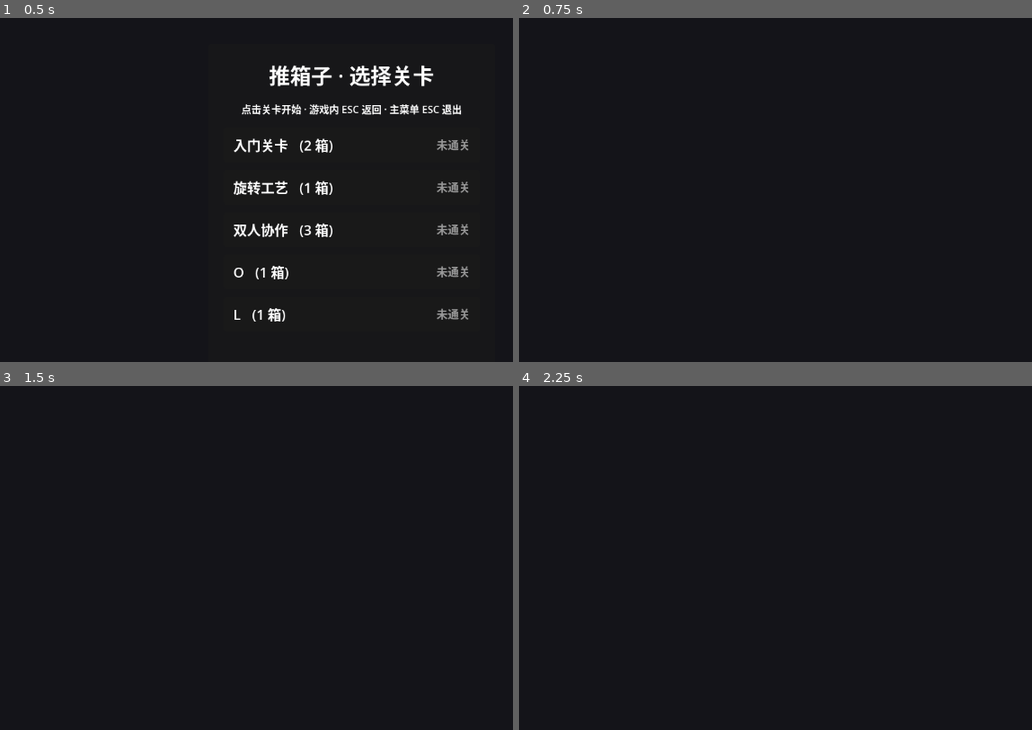
Above: before the commit, frames 1-4 (two rows, left to right).
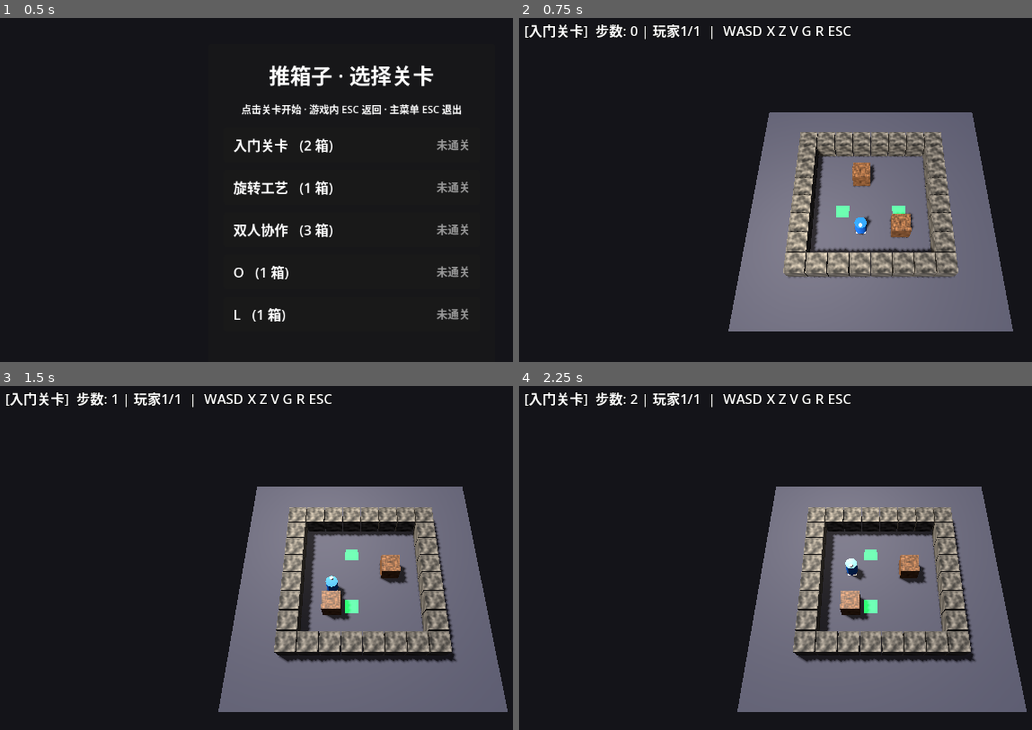
Above: after the commit, the same moments.

Repository: Kevin114514/GodotSokoban
Game: Godot game, scene res://LevelSelect.tscn
Two runs of this game, one before a commit and one after it. Both use one fixed random seed, a clock stepped at 60 frames per second and the inputs below.
Inputs (mouse positions are in pixels of both pictures, inside the frame that each line leads up to):
- Up to frame 1 (0.5 s): no input
- Up to frame 2 (0.75 s): click (872, 145) at 0.52 s
- Up to frame 3 (1.5 s): tap Enter at 1.25 s; hold D from 1.28 s (still down); tap R at 1.35 s
- Up to frame 4 (2.25 s): tap Space at 2 s; release D at 2.03 s; hold S from 2.03 s (still down); tap X at 2.1 s

Frame 1 is identical in both runs. In frame 2, 31% of the frame differs, in the area x 1-97%, y 1-92%; in frame 3, 30%; in frame 4, 30%.
Error before the commit: Parse Error: Cannot infer the type of "pushed_count" variable because the value doesn't have a set type. (res://Main.gd:544)

Commit message:
fix: pushed_count 显式类型转换

Diff:
--- a/Main.gd
+++ b/Main.gd
@@ -541,7 +541,7 @@
 		return
 	_save_state()
 	_apply_move_plan(plan, step)
-	var pushed_count := plan["boxes"].size() + max(0, plan["players"].size() - 1)
+	var pushed_count: int = (plan["boxes"] as Dictionary).size() + max(0, (plan["players"] as Dictionary).size() - 1)
 	var action := "推动链(%d)" % pushed_count if pushed_count > 0 else "移动"
 	_after_successful_move("%s → 玩家%d" % [action, _active_player + 1])
 
